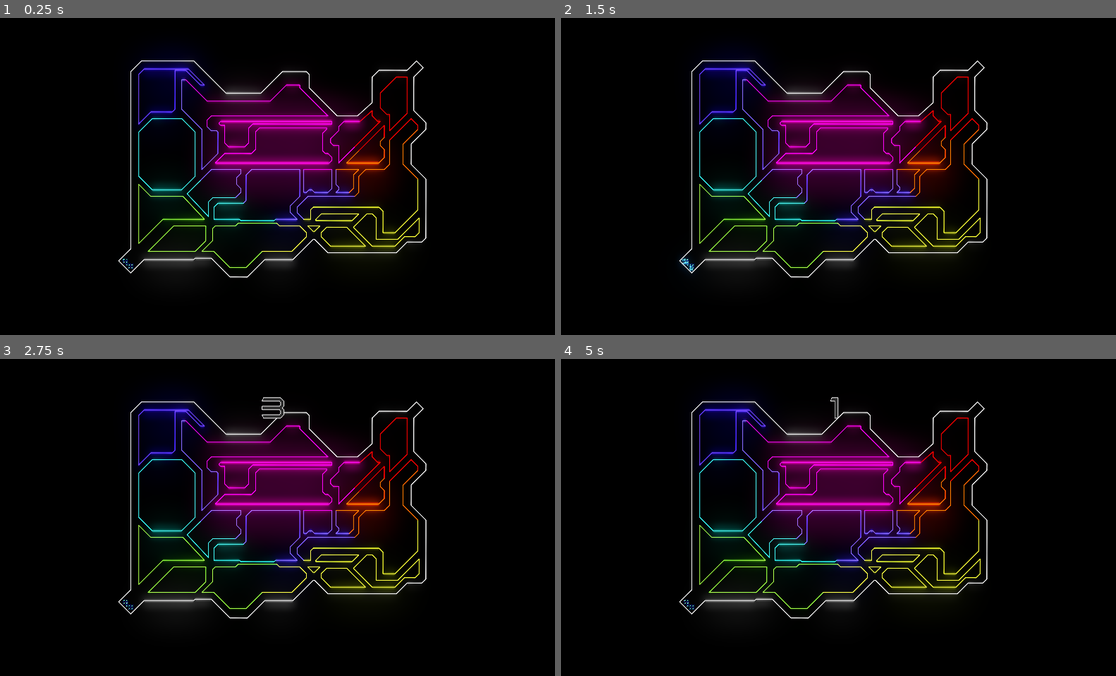
Above: before the commit, frames 1-4 (two rows, left to right).
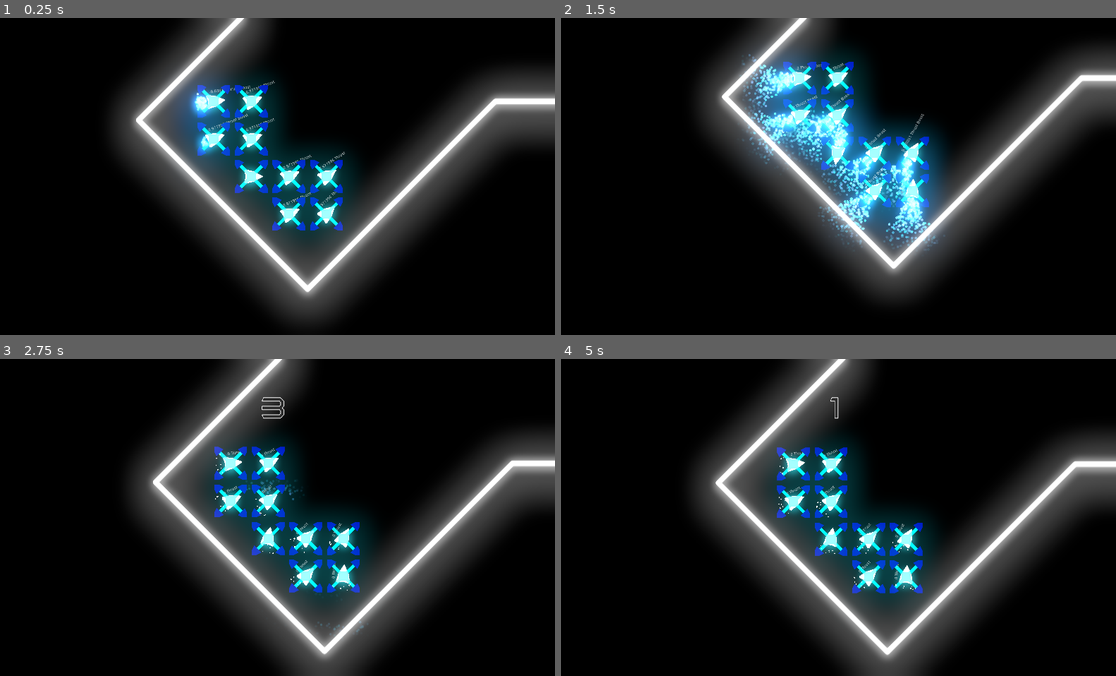
Above: after the commit, the same moments.

Repository: Insta-x/boost-racer
Game: Godot game, scene res://Src/Game.tscn
The game is run twice, just before and just after one commit, with the same random seed, the same clock (stepped at 60 frames per second) and the same inputs.
Inputs:
- Up to frame 1 (0.25 s): no input
- Up to frame 2 (1.5 s): hold D (turn_right) 0.53-1.28 s; hold Shift (boost) 0.53-1.28 s; hold Space (brake) from 1.28 s (still down); tap Shift (boost) at 1.35 s
- Up to frame 3 (2.75 s): release Space (brake) at 2.03 s; hold D (turn_right) from 2.03 s (still down); hold Shift (boost) from 2.03 s (still down)
- Up to frame 4 (5 s): release D (turn_right) at 2.78 s; release Shift (boost) at 2.78 s; hold W (thrust) 2.78-3.53 s; tap Shift (boost) at 2.85, 4.35 s; hold Shift (boost) 3.53-4.28 s; hold A (turn_left) from 3.53 s (still down)

The runs differ from the first frame. In frame 1, 39% of the frame differs, in the area x 20-100%, y 0-97%; in frame 2, 35%; in frame 3, 40%; in frame 4, 40%, in the area x 21-100%, y 0-100%.

Commit message:
ubah racer id

Diff:
--- a/Src/Game.tscn
+++ b/Src/Game.tscn
@@ -33,13 +33,19 @@
 [node name="Position2D4" parent="GameWorld/PathFinder/Nodes" index="3"]
 position = Vector2( 13918, 2635 )
 
+[node name="Position2D5" parent="GameWorld/PathFinder/Nodes" index="4"]
+position = Vector2( 13194, 3467 )
+
+[node name="Position2D6" parent="GameWorld/PathFinder/Nodes" index="5"]
+position = Vector2( 13181, 4420 )
+
 [node name="Position2D63" parent="GameWorld/PathFinder/Nodes" index="54"]
-position = Vector2( 12196, 2231 )
+position = Vector2( 12160, 2283 )
 
 [node name="Position2D21" parent="GameWorld/PathFinder/Nodes" index="96"]
 position = Vector2( 3081, 8728 )
 
-[node name="Camera2D" parent="GameWorld/PathFinder/EnemyRacer" index="13"]
+[node name="Camera2D" parent="GameWorld/PathFinder/EnemyRacer" index="12"]
 current = false
 
 [node name="Line2D9" parent="GameWorld/Lines" index="14"]
@@ -57,13 +63,9 @@
 [node name="Line2D17" parent="GameWorld/Lines" index="18"]
 default_color = Color( 1.7, 0.14, 1.38, 1 )
 
-[node name="Camera2D" parent="GameWorld/PlayerRacer" index="8"]
-current = false
-
 [node name="GameCamera" parent="." instance=ExtResource( 9 )]
 position = Vector2( -192, 9216 )
 current = true
-debug_full_map = true
 following = NodePath("../GameWorld/PlayerRacer")
 
 [node name="WorldEnvironment" type="WorldEnvironment" parent="."]
--- a/Src/GameWorld.tscn
+++ b/Src/GameWorld.tscn
@@ -770,4 +770,5 @@
 begin_cap_mode = 2
 end_cap_mode = 2
 antialiased = true
+
 [editable path="PathFinder"]
--- a/Src/Lee/PathFinder.gd
+++ b/Src/Lee/PathFinder.gd
@@ -92,6 +92,7 @@
 		randomize()
 		if racer.get("guideID") == null: continue
 		racer.guideID = len(next)
+		racer.racer_id = racer.guideID + 1
 		racers.append(racer)
 		# djikstra yg agk random :v
 		var vis := []
--- a/Src/Racer/EnemyRacer.gd
+++ b/Src/Racer/EnemyRacer.gd
@@ -76,7 +76,7 @@
 
 	raycastL.cast_to = linear_velocity.rotated(-CEKDEG) * ADJRATE * 1.2 + Vector2.RIGHT.rotated(rotation - CEKDEG) * 40
 	raycastR.cast_to = linear_velocity.rotated(CEKDEG) * ADJRATE * 1.2 + Vector2.RIGHT.rotated(rotation + CEKDEG) * 40
-	raycastF.cast_to = linear_velocity * ADJRATE  * 1.2
+	raycastF.cast_to = linear_velocity * ADJRATE  * 1.2 + Vector2.RIGHT * 40
 	if raycastL.is_colliding():
 		adjust_velocity += linear_velocity.rotated(PI/2).normalized() * (raycastL.cast_to.length() - raycastL.get_collision_point().distance_to(global_position))
 	if raycastR.is_colliding():
@@ -85,6 +85,8 @@
 	#	adjust_velocity += raycastP.get_collider().target_velocity * 0.5 - target_velocity * 0.5
 	if raycastF.is_colliding():
 		adjust_velocity += raycastF.get_collision_normal().normalized() * (linear_velocity.length() - raycastF.get_collision_point().distance_to(global_position))
+		if linear_velocity.length() < 20:
+			adjust_velocity += raycastF.get_collision_normal().normalized() * 6000
 	var d = linear_velocity.angle_to(targetpos-position)
 	if (d < deg2rad(45) or d > deg2rad(360-45)) and linear_velocity.length() > 50:
 		if (targetpos-position).length() / linear_velocity.length() / cos(d) < ADJRATE:
